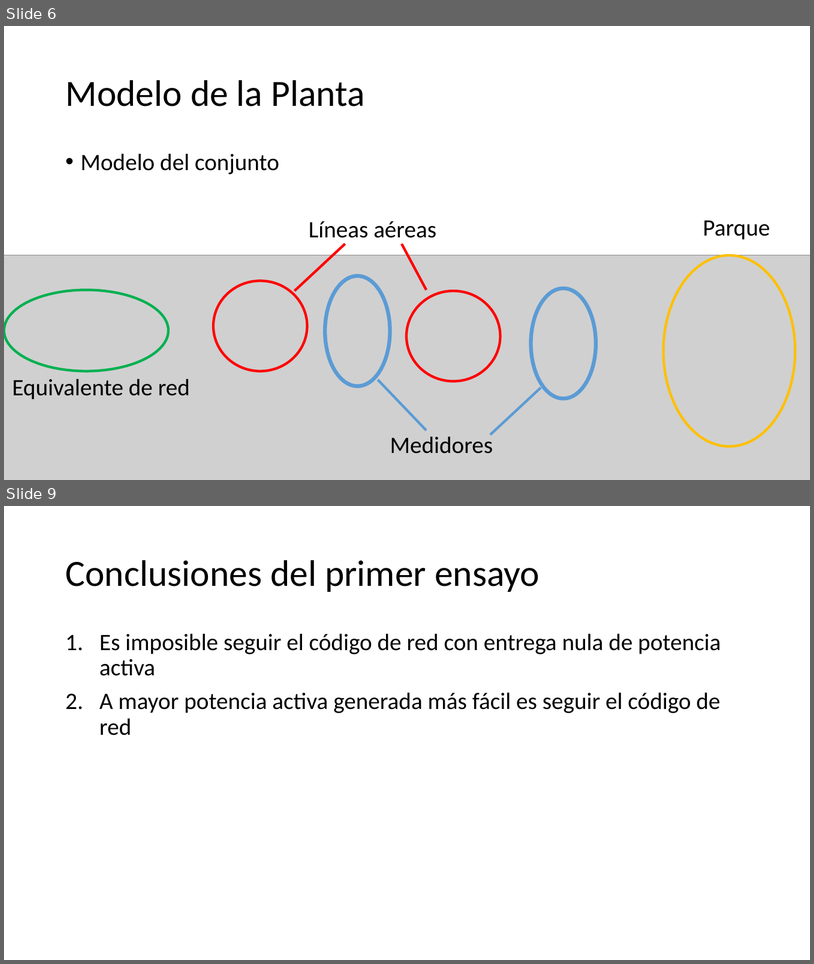
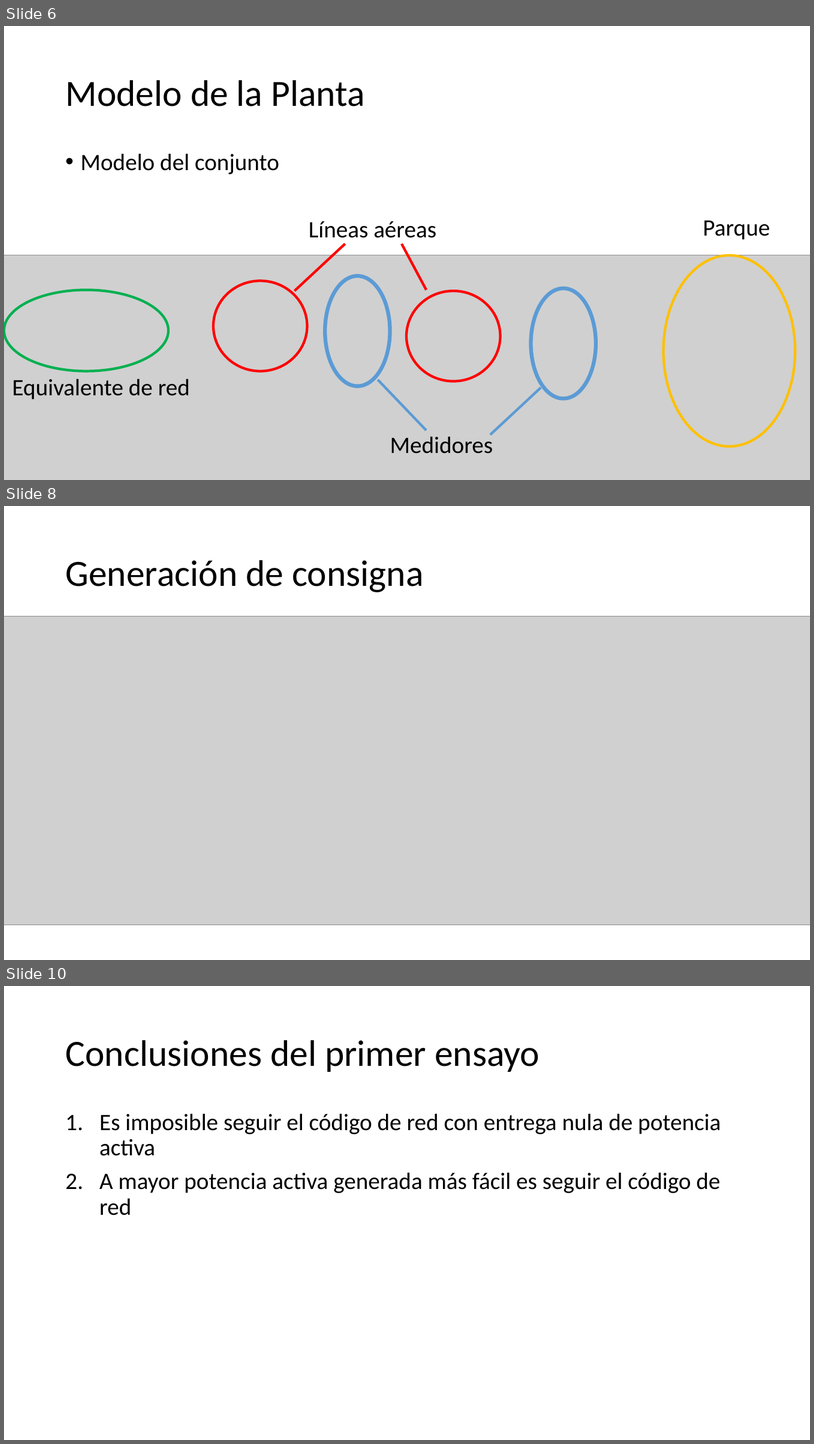
Before and after one commit to EmilioLdelaFuente/tfg, a slide deck: tfgPP.pptx. Shown one above the other, each under a label of ours: slides 6 and 9 before the commit, slides 6, 8 and 10 after it; the slides between them are not shown. The pictures are 814x964 and 814x1444 pixels, drawn with LibreOffice and Linux fonts; fonts in the diff are those of the drawing; grey boxes stand for pictures. Boxes give left, top, right and bottom in pixels: in the first picture for what was removed or moved away, otherwise in the second. Text is boxed around its words. In the diff, an @@ line names an element or a change of style, - is before the commit and + after.

```diff
--- a/tfgPP.pptx
+++ b/tfgPP.pptx
@@ slide 8 added at <box>4,506,810,960</box>, background #FFFFFF @@
@@ title added at <box>65,560,423,592</box>, 44 pt, text #000000 @@
+Generación de consigna
@@ picture added at <box>4,616,810,924</box> @@
@@ what was slide 9 is now slide 10 @@
```
Also in this commit, not shown: 1 slide changed, 1 other slide added, 1 slide removed.
